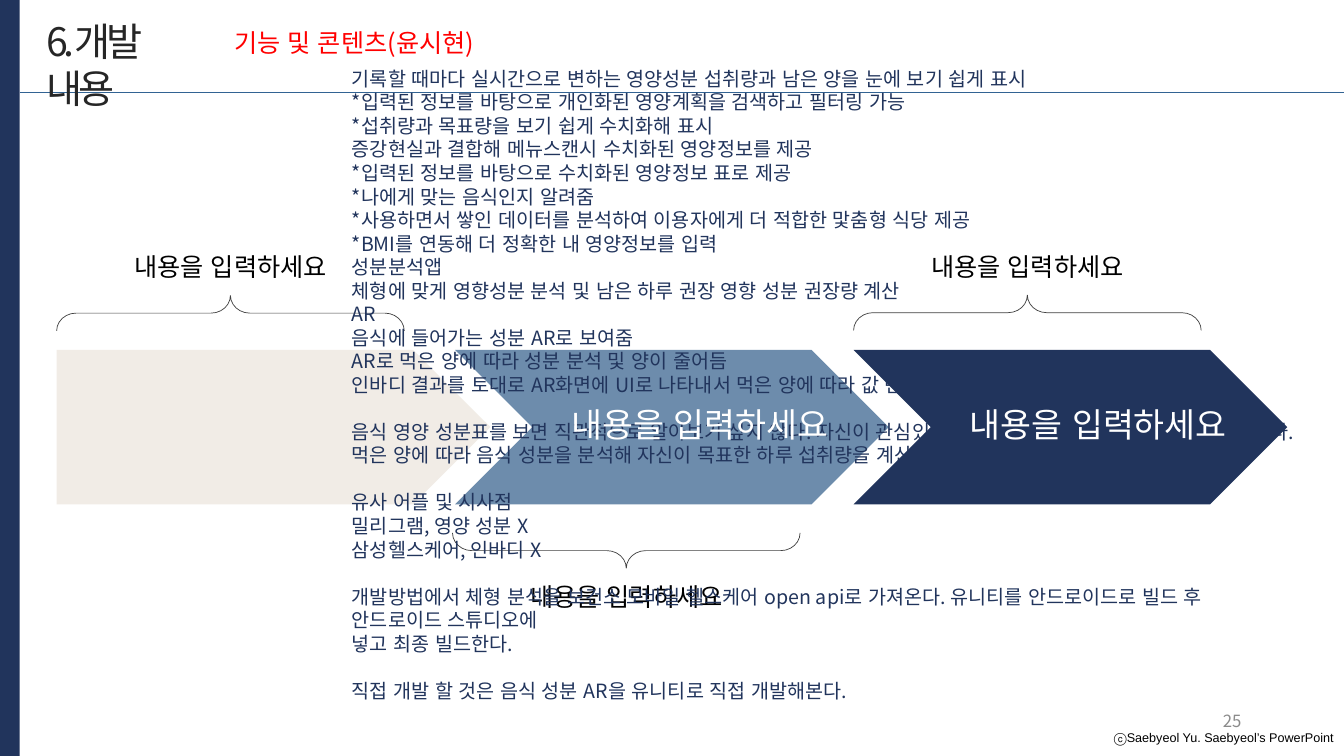
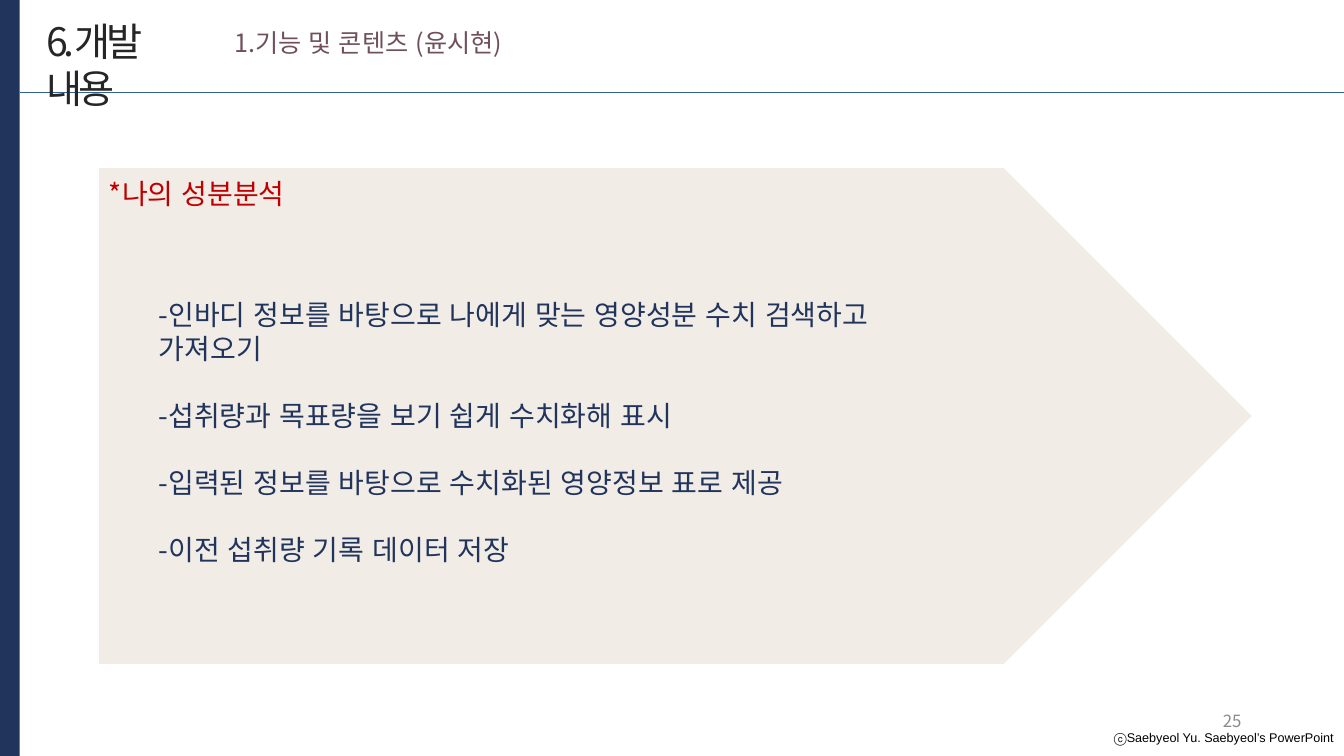
Before and after one commit to developerYHLee/University_Homework, a slide deck: slide 25 of 기말과제.pptx. Drawn at 1344x756 pixels with LibreOffice and Linux fonts; fonts in the diff are those of the drawing. Boxes give left, top, right and bottom in pixels: in the first picture for what was removed or moved away, otherwise in the second. Text is boxed around its words. In the diff, an @@ line names an element or a change of style, - is before the commit and + after.

```diff
--- a/기말과제.pptx
+++ b/기말과제.pptx
@@ text at [234,31,503,57]: text changed; text colour #FF0000 to #70505C @@
-기능 및 콘텐츠(윤시현)
+1.기능 및 콘텐츠 (윤시현)
@@ pentagon arrow: place and size @@
-pentagon arrow at [56,350,490,504]
+pentagon arrow at [99,168,1251,664]
@@ text added at [109,181,284,207], 20 pt, text #C00000 @@
+*나의 성분분석
@@ text removed at [134,255,327,278] @@
-내용을 입력하세요
@@ text removed at [931,255,1124,278] @@
-내용을 입력하세요
@@ left brace removed at [56,295,404,331] @@
@@ left brace removed at [854,295,1202,331] @@
@@ text at [159,302,868,563]: text changed; size 14 to 20 pt @@
-기록할 때마다 실시간으로 변하는 영양성분 섭취량과 남은 양을 눈에 보기 쉽게 표시
-*입력된 정보를 바탕으로 개인화된 영양계획을 검색하고 필터링 가능
-*섭취량과 목표량을 보기 쉽게 수치화해 표시
-증강현실과 결합해 메뉴스캔시 수치화된 영양정보를 제공
-*입력된 정보를 바탕으로 수치화된 영양정보 표로 제공
-*나에게 맞는 음식인지 알려줌
-*사용하면서 쌓인 데이터를 분석하여 이용자에게 더 적합한 맟춤형 식당 제공
-*BMI를 연동해 더 정확한 내 영양정보를 입력
-성분분석앱
-체형에 맞게 영향성분 분석 및 남은 하루 권장 영향 성분 권장량 계산
-AR
-음식에 들어가는 성분 AR로 보여줌
-AR로 먹은 양에 따라 성분 분석 및 양이 줄어듬
-인바디 결과를 토대로 AR화면에 UI로 나타내서 먹은 양에 따라 값 변화
-음식 영양 성분표를 보면 직관적으로 알아보기 싶지 않다. 자신이 관심있는 영양소만 대충 보고 넘어가는 경우가 많다.
-먹은 양에 따라 음식 성분을 분석해 자신이 목표한 하루 섭취량을 계산하는데 도움을 준다.
-유사 어플 및 시사점
-밀리그램, 영양 성분 X
-삼성헬스케어, 인바디 X
-개발방법에서 체형 분석을 보건소 모바일 헬스케어 open api로 가져온다. 유니티를 안드로이드로 빌드 후 안드로이드 스튜디오에
-넣고 최종 빌드한다.
-직접 개발 할 것은 음식 성분 AR을 유니티로 직접 개발해본다.
+-인바디 정보를 바탕으로 나에게 맞는 영양성분 수치 검색하고 가져오기
+-섭취량과 목표량을 보기 쉽게 수치화해 표시
+-입력된 정보를 바탕으로 수치화된 영양정보 표로 제공
+-이전 섭취량 기록 데이터 저장
@@ chevron removed at [456,350,889,504] @@
@@ chevron removed at [854,350,1288,504] @@
@@ text removed at [571,409,829,447] @@
-내용을 입력하세요
@@ text removed at [970,409,1227,440] @@
-내용을 입력하세요
@@ left brace removed at [453,533,801,569] @@
@@ text removed at [530,585,723,612] @@
-내용을 입력하세요
```
Also in this commit, not shown: 4 other slides changed, 13 slides added, 10 slides removed.
